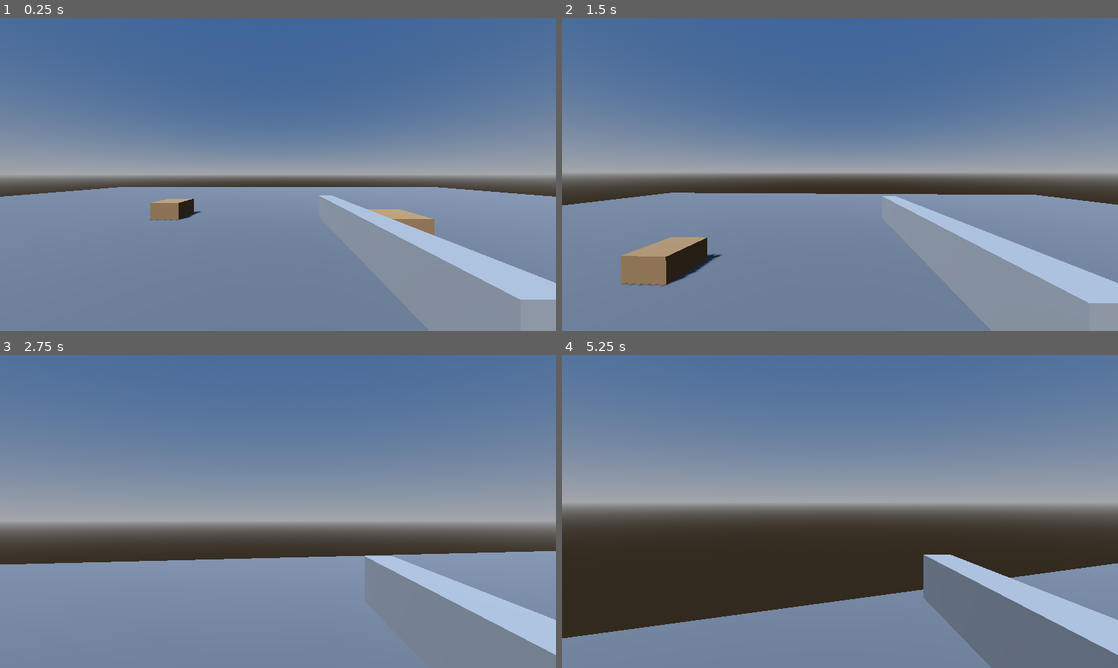
Above: before the commit, frames 1-4 (two rows, left to right).
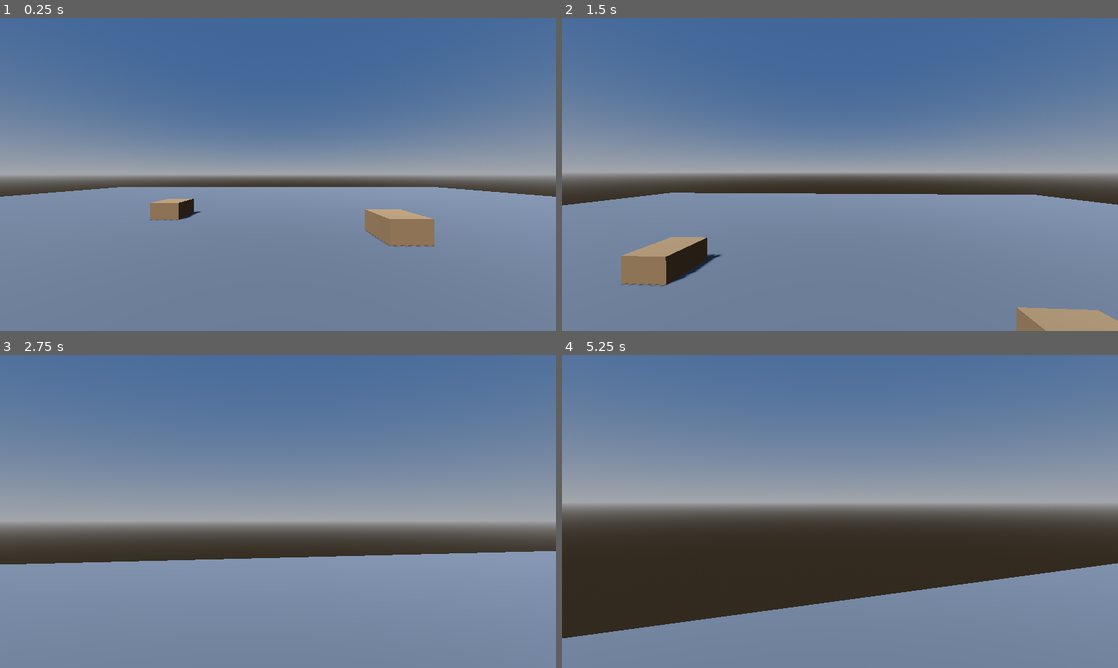
Above: after the commit, the same moments.

Repository: jou3706/last-loop
Game: Godot game, scene res://scenes/main.tscn
Two runs of this game, one before a commit and one after it. Both use one fixed random seed, a clock stepped at 60 frames per second and the inputs below.
Inputs (mouse positions are in pixels of both pictures, inside the frame that each line leads up to):
- Up to frame 1 (0.25 s): no input
- Up to frame 2 (1.5 s): tap Enter at 0.5 s; move the mouse to (867, 174) at 0.52 s; hold Right mouse button (aim) 0.53-1.28 s; hold W (move_forward) from 0.53 s (still down); tap Space (jump) at 0.77 s; move the mouse to (812, 174) at 1.27 s; click (812, 174) at 1.35 s
- Up to frame 3 (2.75 s): keep holding W (move_forward); tap Space (jump) at 1.52 s; move the mouse to (289, 505) at 2.02 s; hold Right mouse button (aim) from 2.03 s (still down)
- Up to frame 4 (5.25 s): keep holding W (move_forward); move the mouse to (834, 517) at 2.77 s; release Right mouse button (aim) at 2.78 s; click (834, 517) at 2.85 s; tap Space (jump) at 3.02, 3.77, 4.52 s; move the mouse to (878, 514) at 3.52 s; hold Right mouse button (aim) 3.53-4.28 s; move the mouse to (795, 508) at 4.27 s; click (795, 508) at 4.35 s; move the mouse to (845, 511) at 5.02 s; hold Right mouse button (aim) from 5.03 s (still down)

The runs differ from the first frame. In frame 1, 3.5% of the frame differs, in the area x 57-100%, y 56-100%; in frame 2, 4.0%; in frame 3, 2.9%; in frame 4, 8.2%, in the area x 65-100%, y 63-100%.

Commit message:
feat: add placeholder weapon/character models; update player weapon mesh node

Diff:
--- a/scenes/player.tscn
+++ b/scenes/player.tscn
@@ -26,8 +26,8 @@
 [node name="WeaponHolder" type="Node3D" parent="Head/Camera3D"]
 transform = Transform3D(1, 0, 0, 0, 1, 0, 0, 0, 1, 0.18, -0.12, -0.35)
 
-[node name="RifleMesh" type="MeshInstance3D" parent="Head/Camera3D/WeaponHolder"]
-mesh = SubResource("mesh_rifle")
+[node name="WeaponMesh" type="MeshInstance3D" parent="Head/Camera3D/WeaponHolder"]
+transform = Transform3D(-1, 0, 8.74228e-08, 0, 1, 0, -8.74228e-08, 0, -1, 0, -0.02, 0.08)
 
 [node name="RayCast3D" type="RayCast3D" parent="Head/Camera3D"]
 target_position = Vector3(0, 0, -200)
Not shown, added: assets/models/characters/enemy_body.obj
Not shown, added: assets/models/characters/player_arms.obj
Not shown, added: assets/models/characters/player_body.obj
Not shown, added: assets/models/weapons/pistol.obj
Not shown, added: assets/models/weapons/rifle.mtl
Not shown, added: assets/models/weapons/rifle.obj
